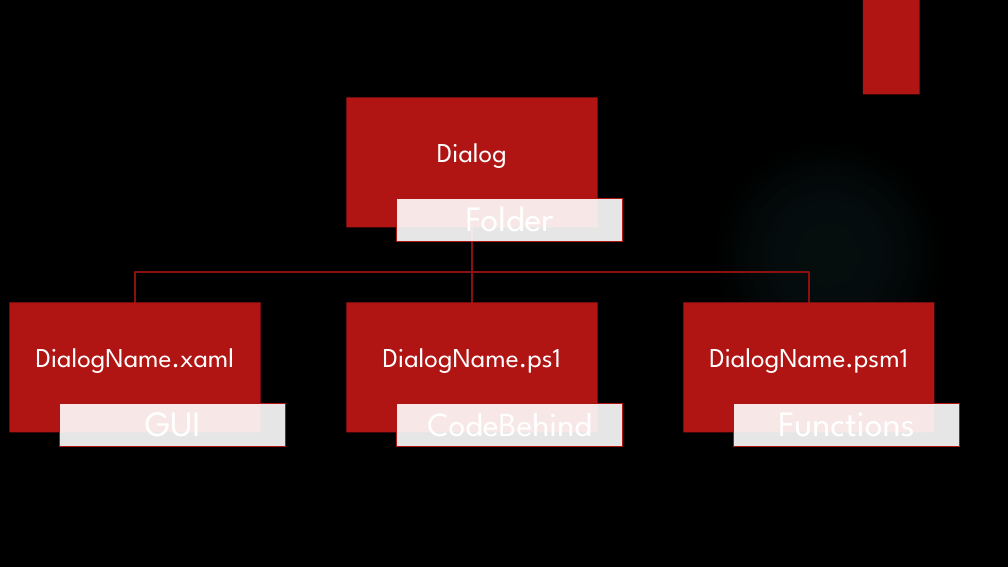
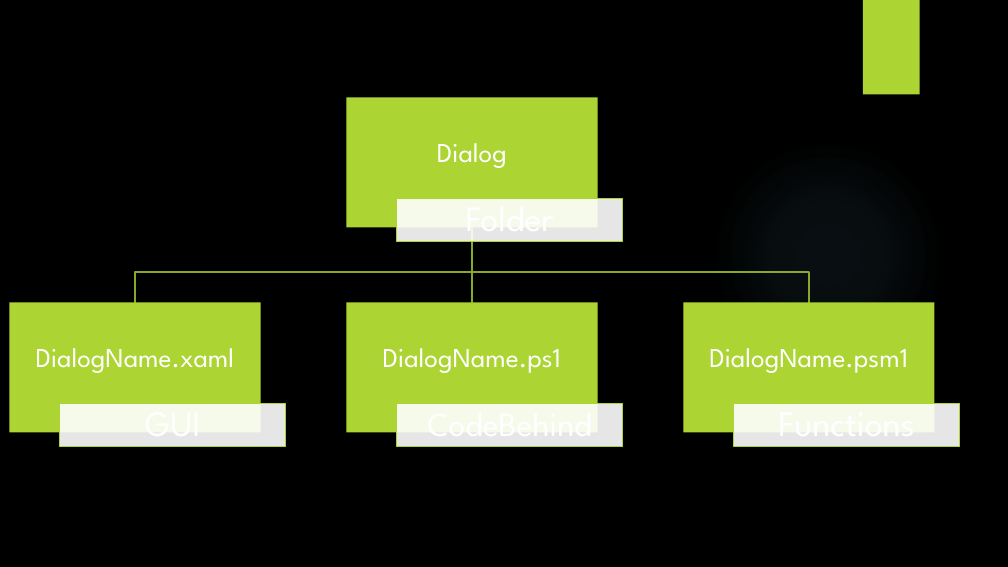
Before and after one commit to ddneves/PSGUI, a slide deck: slide 2 of _src/Presentation/Blog.pptx. Drawn at 1008x567 pixels with LibreOffice and Linux fonts; fonts in the diff are those of the drawing; background and template pictures are left out. Boxes give left, top, right and bottom in pixels: in the first picture for what was removed or moved away, otherwise in the second. Text is boxed around its words. In the diff, an @@ line names an element or a change of style, - is before the commit and + after.

```diff
--- a/_src/Presentation/Blog.pptx
+++ b/_src/Presentation/Blog.pptx
@@ ellipse at bbox=[712, 138, 944, 371]: fill gradient #50B9C1 to gradient #7AC4F0 @@
@@ outline #8D110F 1.5 pt to #8AAA29 1.5 pt in 3 elements at bbox=[472, 228, 809, 302], bbox=[468, 228, 476, 302], bbox=[135, 228, 473, 302] @@
@@ fill #B01513 to #ACD433 in 5 elements at bbox=[863, 0, 920, 95], bbox=[346, 98, 597, 228], bbox=[10, 302, 261, 433], bbox=[346, 302, 597, 433], bbox=[684, 302, 935, 433] @@
@@ outline #B01513 0.75 pt to #ACD433 0.75 pt in 4 elements at bbox=[397, 198, 623, 241], bbox=[60, 404, 286, 447], bbox=[397, 404, 623, 447], bbox=[734, 404, 960, 447] @@
```
Also in this commit, not shown: 1 other slide changed, 2 slides added, 9 other files.
